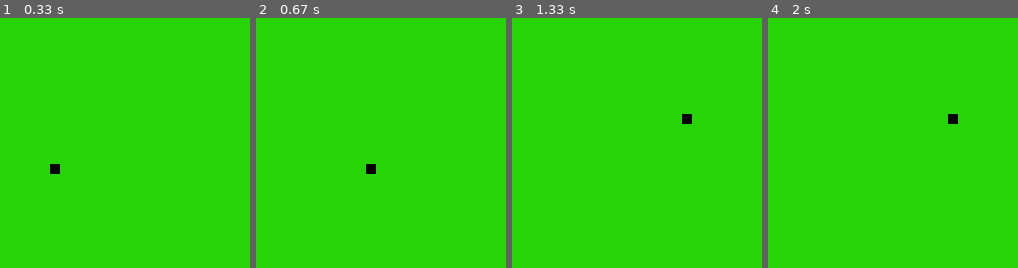
Above: before the commit, frames 1-4 (left to right).
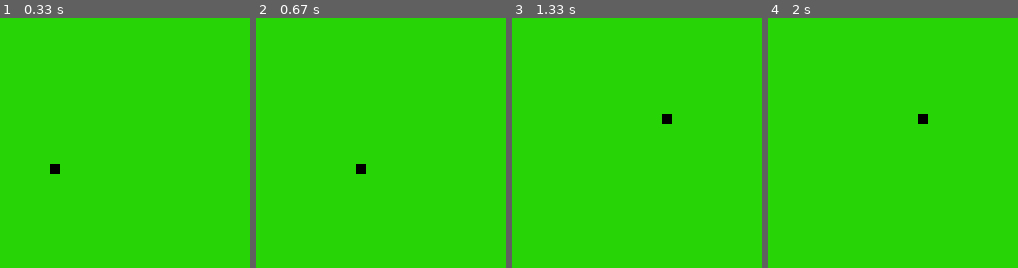
Above: after the commit, the same moments.

Repository: TensaZangetsu0/pygame
Game: pygame game, started from blockzsnake.py
The game is run twice, just before and just after one commit, with the same random seed, the same clock (stepped at 60 frames per second) and the same inputs.
Inputs:
- Up to frame 1 (0.33 s): no input
- Up to frame 2 (0.67 s): hold Right from 0.33 s (still down)
- Up to frame 3 (1.33 s): release Right at 0.8 s; hold Up 0.83-1.13 s; hold Right from 1.17 s (still down)
- Up to frame 4 (2 s): release Right at 1.63 s; hold Left from 1.67 s (still down)
The pictures show only the part of the screen within x 50-100%, y 31-81%; the shares and areas given below are measured in that part.

Frame 1 is identical in both runs. In frame 2, 0.3% of the frame differs, in the area x 40-48%, y 58-63%; in frame 3, 0.3%; in frame 4, 0.3%.

Commit message:
blockzsnake.py

Diff:
--- a/blockzsnake.py
+++ b/blockzsnake.py
@@ -8,6 +8,8 @@
 screen_l = 500
 screen = pygame.display.set_mode((screen_w, screen_l), pygame.RESIZABLE)
 pygame.display.set_caption('Blockz Snake By Tensa Zangetsu')
+icon = pygame.image.load('snake.png')
+pygame.display.set_icon(icon)
 red = (255, 0, 0)
 lime = (39, 213, 7)
 white = (255, 255, 255)
@@ -16,9 +18,11 @@
 black = (0, 0, 0)
 font_style = pygame.font.SysFont("bahnschrift", 50)
 score_font = pygame.font.SysFont("Helvetica", 50)
+
+
 snake_block = 10
 food_block = 10
-snake_speed = 17
+snake_speed = 15
 x1 = 300
 y1 = 300
 foodx = round(random.randrange(0, screen_w - snake_block) / 10.0) * 10.0
@@ -26,6 +30,9 @@
 
 x_change = 0
 y_change = 0
+def bg(image):
+    size = pygame.transform.scale(image, (screen_w,screen_l))
+    screen.blit(size, (0,0))
 
 def Your_score(score):
     value = score_font.render("Your Score: " + str(score), True, yellow)
